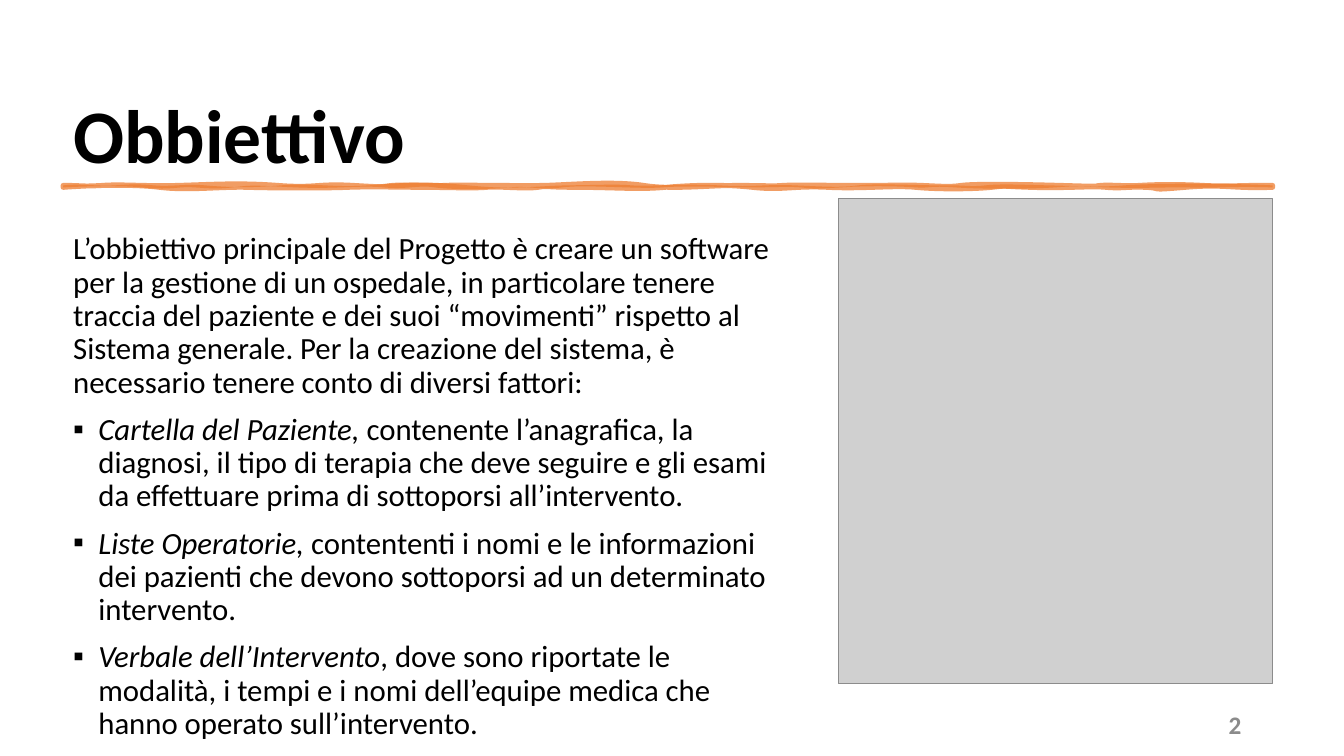
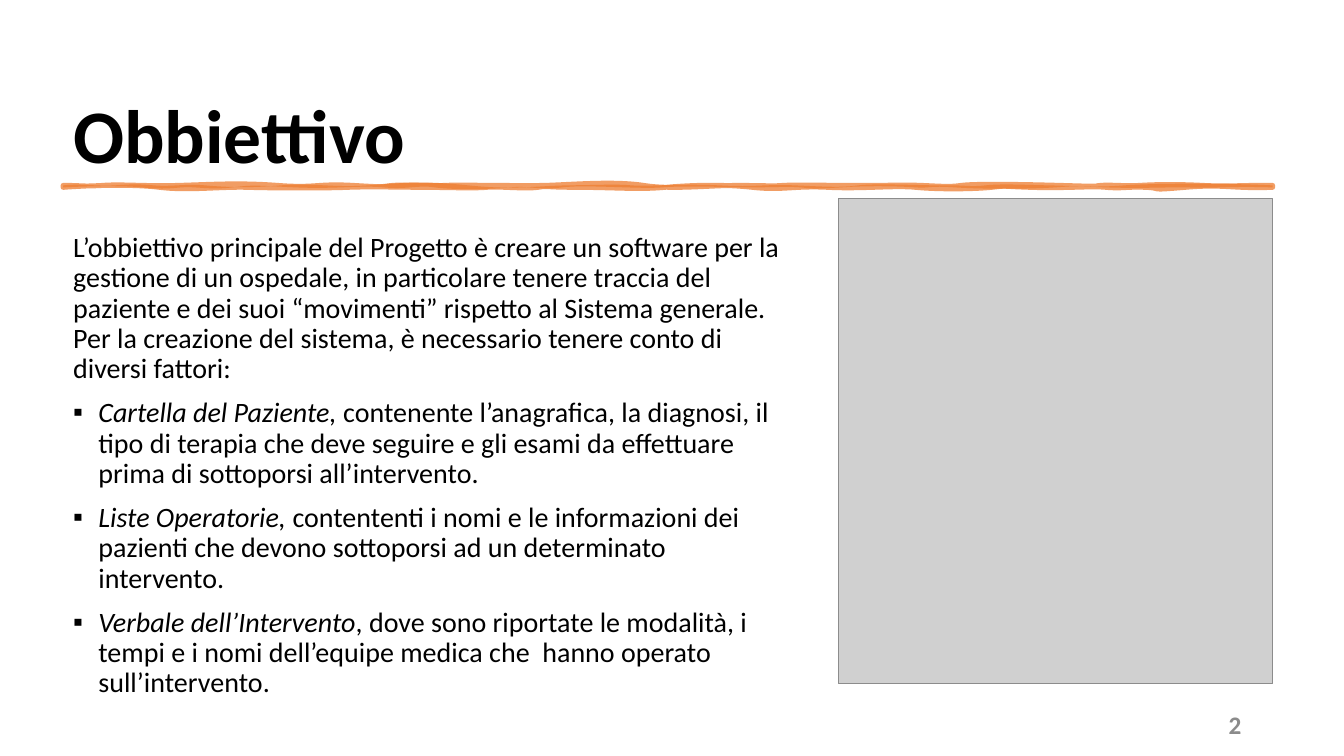
Before and after one commit to mangilimatteo/Progetto_Ingegneria_Software_Cattaneo_Mangili_Saini, a slide deck: slide 2 of Presentazione/Presentazione_Progetto.pptx. Drawn at 1344x756 pixels with LibreOffice and Linux fonts; fonts in the diff are those of the drawing; grey boxes stand for pictures. Boxes give left, top, right and bottom in pixels: in the first picture for what was removed or moved away, otherwise in the second. Text is boxed around its words. In the diff, an @@ line names an element or a change of style, - is before the commit and + after.

Commit message:
Update Presentazione Progetto
Correzione/sistemazione varie parti

```diff
--- a/Presentazione/Presentazione_Progetto.pptx
+++ b/Presentazione/Presentazione_Progetto.pptx
@@ text "L’obbiettivo principale del Progetto è ..." at (73,237,779,693): size 22 to 20 pt @@
```
Also in this commit, not shown: 7 other slides changed.
